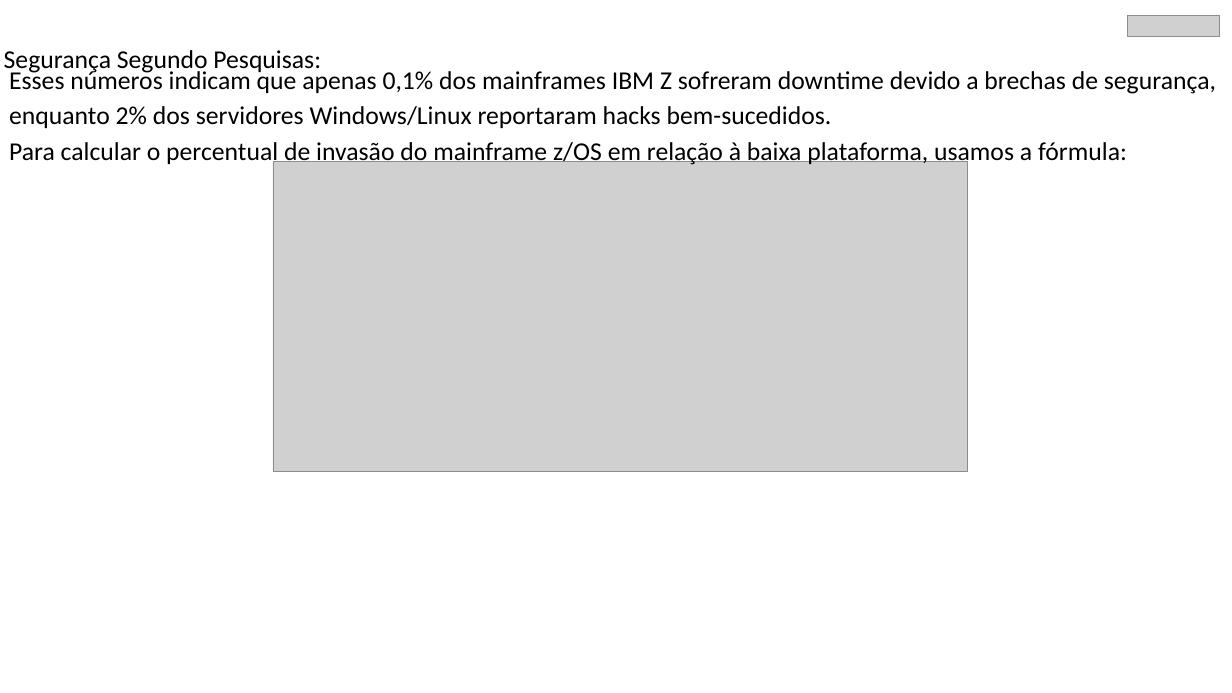
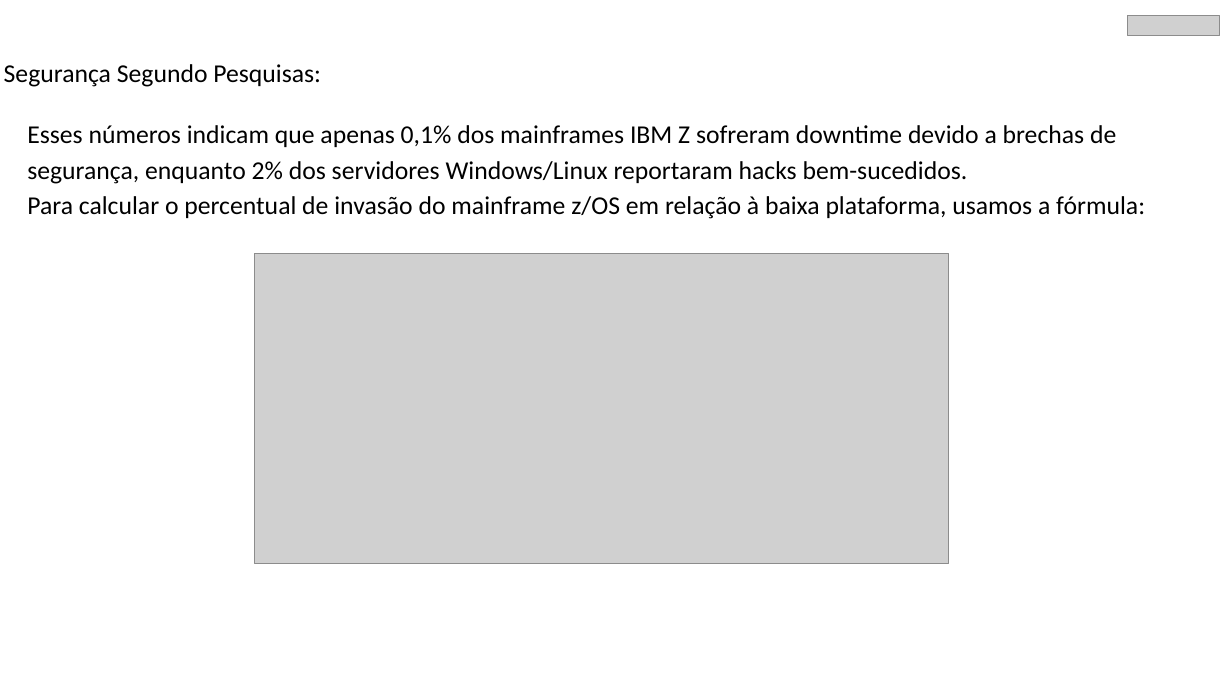
Before and after one commit to Maramajo/CWS, a slide deck: slide 3 of Apresentacao CWS.pptx. Drawn at 1232x693 pixels with LibreOffice and Linux fonts; fonts in the diff are those of the drawing; grey boxes stand for pictures. Boxes give left, top, right and bottom in pixels: in the first picture for what was removed or moved away, otherwise in the second. Text is boxed around its words. In the diff, an @@ line names an element or a change of style, - is before the commit and + after.

```diff
--- a/Apresentacao CWS.pptx
+++ b/Apresentacao CWS.pptx
@@ text "Segurança Segundo Pesquisas:": place and size @@
-text "Segurança Segundo Pesquisas:" at <box>4,50,321,74</box>
+text "Segurança Segundo Pesquisas:" at <box>4,64,321,87</box>
@@ text "Esses números indicam que apenas ...": place and size @@
-text "Esses números indicam que apenas ..." at <box>9,68,1216,166</box>
+text "Esses números indicam que apenas ..." at <box>27,125,1145,219</box>
@@ text at <box>27,125,1116,184</box>: spaces changed @@
-Esses números indicam que apenas 0,1% dos mainframes IBM Z sofreram downtime devido a brechas de segurança,
-enquanto 2% dos servidores Windows/Linux reportaram hacks bem-sucedidos.
+Esses números indicam que apenas 0,1% dos mainframes IBM Z sofreram downtime devido a brechas de
+segurança, enquanto 2% dos servidores Windows/Linux reportaram hacks bem-sucedidos.
@@ picture: place and size @@
-picture at <box>273,161,967,471</box>
+picture at <box>255,253,949,564</box>
```
Also in this commit, not shown: 1 other file.
